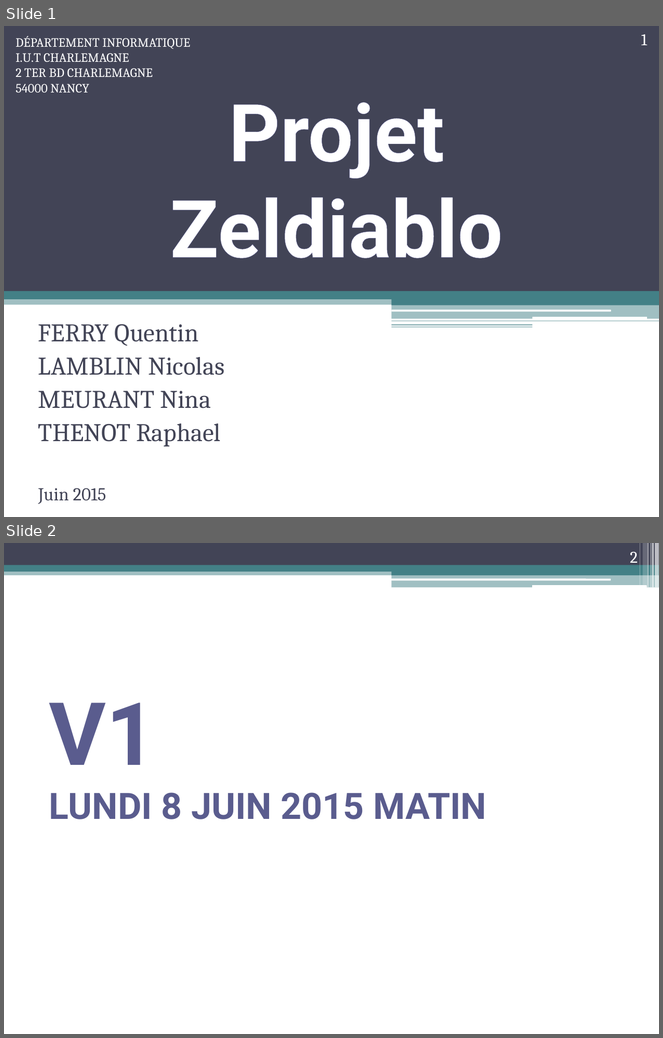
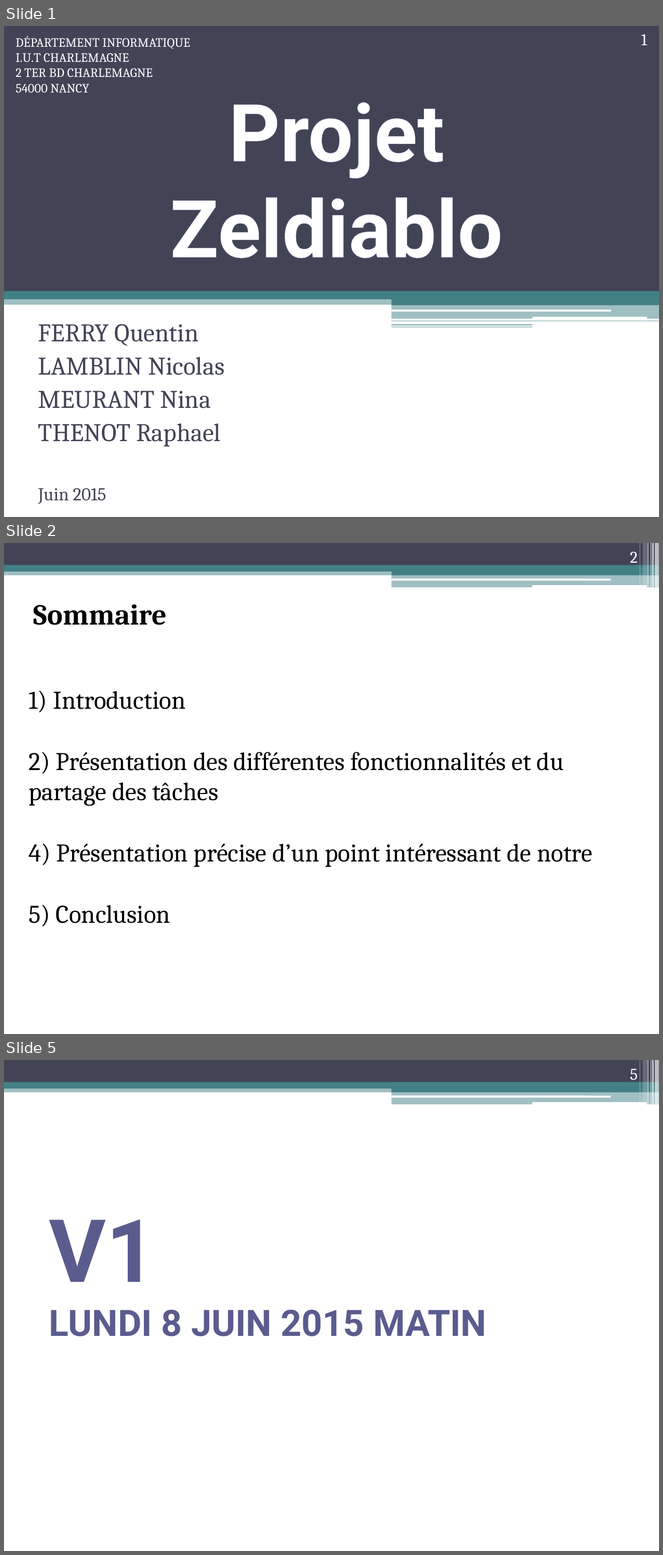
Before and after one commit to nlamblin/zeldiablo, a slide deck: Document/Projet Zeldiablo final.pptx. Shown one above the other, each under a label of ours: slides 1 and 2 before the commit, slides 1, 2 and 5 after it; the slides between them are not shown. The pictures are 663x1038 and 663x1555 pixels, drawn with LibreOffice and Linux fonts; fonts in the diff are those of the drawing. Boxes give left, top, right and bottom in pixels: in the first picture for what was removed or moved away, otherwise in the second. Text is boxed around its words. In the diff, an @@ line names an element or a change of style, - is before the commit and + after.

```diff
--- a/Document/Projet Zeldiablo final.pptx
+++ b/Document/Projet Zeldiablo final.pptx
@@ slide 2 added at <box>4,543,659,1034</box>, background #FFFFFF; not listed: 13 template elements that a slide beside it also shows @@
@@ page number added at <box>630,552,638,566</box>, 18 pt, text #FFFFFF @@
+2
@@ text added at <box>34,604,167,625</box>, 32 pt, text #000000, bold @@
+Sommaire
@@ text added at <box>28,691,593,927</box>, 28 pt, text #000000 @@
+1) Introduction
+2) Présentation des différentes fonctionnalités et du partage des tâches
+4) Présentation précise d’un point intéressant de notre
+5) Conclusion
@@ what was slide 2 is now slide 5 @@
@@ page number at <box>630,1069,638,1083</box>: text changed @@
-2
+5
```
Also in this commit, not shown: 2 slides changed, 4 other slides added.
